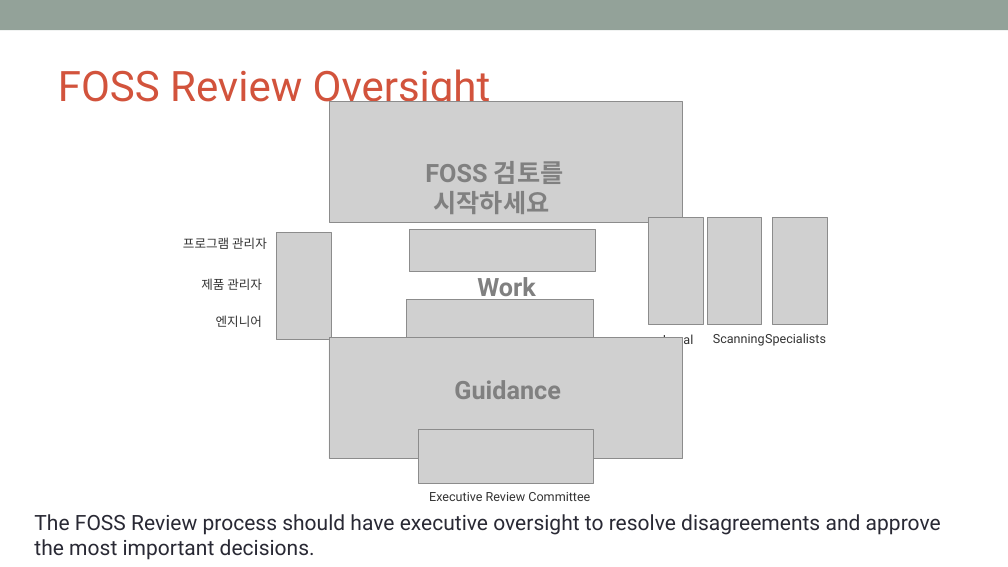
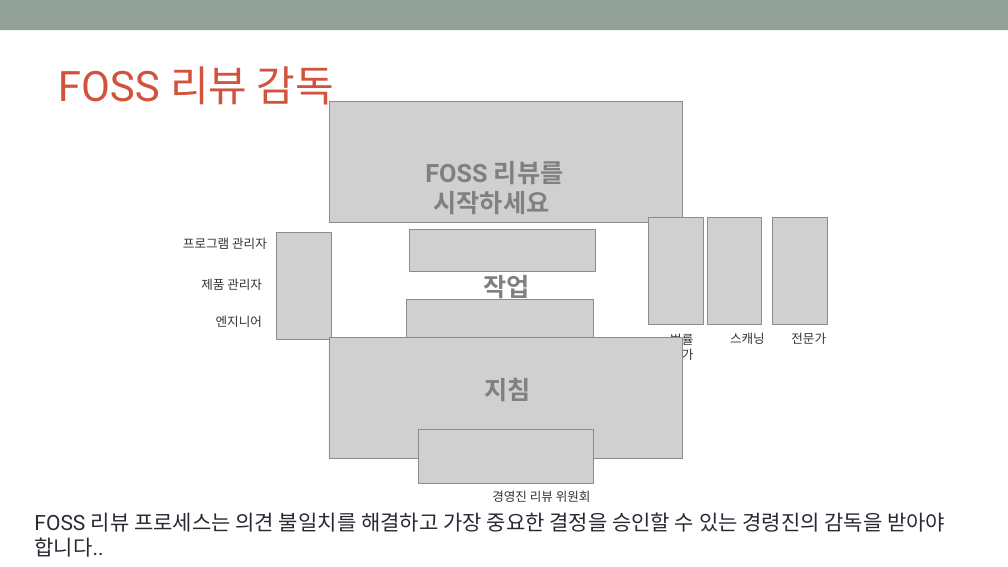
Before and after one commit to OpenChain-KWG/Curriculum-Translation-KR, a slide deck: slide 50 of target/slides/openchain-curriculum-for-1-1.pptx. Drawn at 1008x567 pixels with LibreOffice and Linux fonts; fonts in the diff are those of the drawing; grey boxes stand for pictures; background and template pictures are left out. Boxes give left, top, right and bottom in pixels: in the first picture for what was removed or moved away, otherwise in the second. Text is boxed around its words. In the diff, an @@ line names an element or a change of style, - is before the commit and + after.

```diff
--- a/target/slides/openchain-curriculum-for-1-1.pptx
+++ b/target/slides/openchain-curriculum-for-1-1.pptx
@@ title at [58,66,334,112]: text changed @@
-FOSS Review Oversight
+FOSS 리뷰 감독
@@ text at [425,161,564,214]: text changed @@
-FOSS 검토를 시작하세요
+FOSS 리뷰를 시작하세요
@@ text at [483,271,529,300]: text changed @@
-Work
+작업
@@ text at [670,331,694,363]: text changed @@
-Legal
+법률가
@@ text at [730,332,765,344]: text changed @@
-Scanning
+스캐닝
@@ text at [791,332,826,344]: text changed @@
-Specialists
+전문가
@@ text at [485,378,531,401]: text changed @@
-Guidance
+지침
@@ text at [492,490,591,502]: text changed @@
-Executive Review Committee
+경영진 리뷰 위원회
@@ text at [34,512,945,557]: text changed @@
-The FOSS Review process should have executive oversight to resolve disagreements and approve the most important decisions.
+FOSS 리뷰 프로세스는 의견 불일치를 해결하고 가장 중요한 결정을 승인할 수 있는 경령진의 감독을 받아야 합니다..
```
Also in this commit, not shown: 7 other slides changed, 3 slides added, 3 slides removed, 10 other files.
